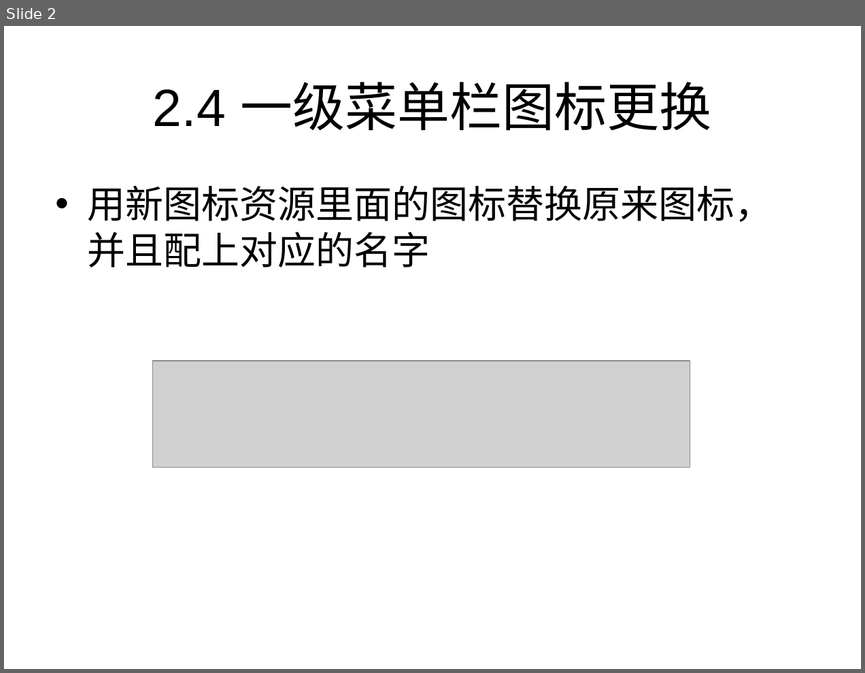
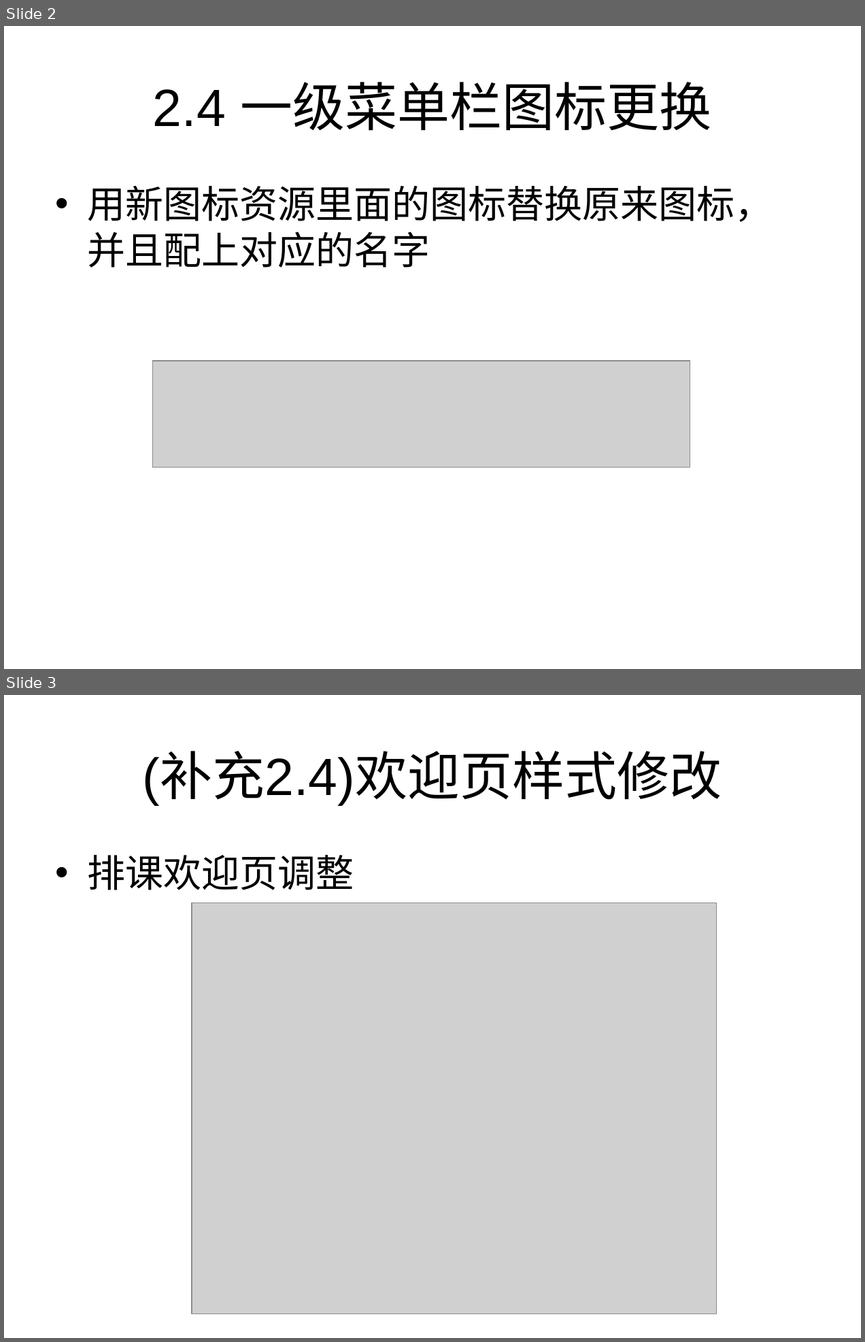
Before and after one commit to lieoluntan/sdpkRW, a slide deck: 个人开发任务表/2月份排课开发任务/2-5至2-9（第二周）/ppt任务说明（部分）.ppt. Shown one above the other, each under a label of ours: slide 2 before the commit, slides 2 and 3 after it. The pictures are 865x673 and 865x1342 pixels, drawn with LibreOffice and Linux fonts; fonts in the diff are those of the drawing; grey boxes stand for pictures. Boxes give left, top, right and bottom in pixels: in the first picture for what was removed or moved away, otherwise in the second. Text is boxed around its words. In the diff, an @@ line names an element or a change of style, - is before the commit and + after.

Commit message:
欢迎页+谢平平+0206

```diff
--- a/个人开发任务表/2月份排课开发任务/2-5至2-9（第二周）/ppt任务说明（部分）.ppt
+++ b/个人开发任务表/2月份排课开发任务/2-5至2-9（第二周）/ppt任务说明（部分）.ppt
@@ slide 3 added at (4,695,861,1338), background #FFFFFF @@
@@ title added at (143,753,721,805), 44 pt, text #000000 @@
+(补充2.4)欢迎页样式修改
@@ text added at (88,855,354,890), 32 pt, text #000000 @@
+• 排课欢迎页调整
@@ picture added at (192,903,716,1314) @@
```
